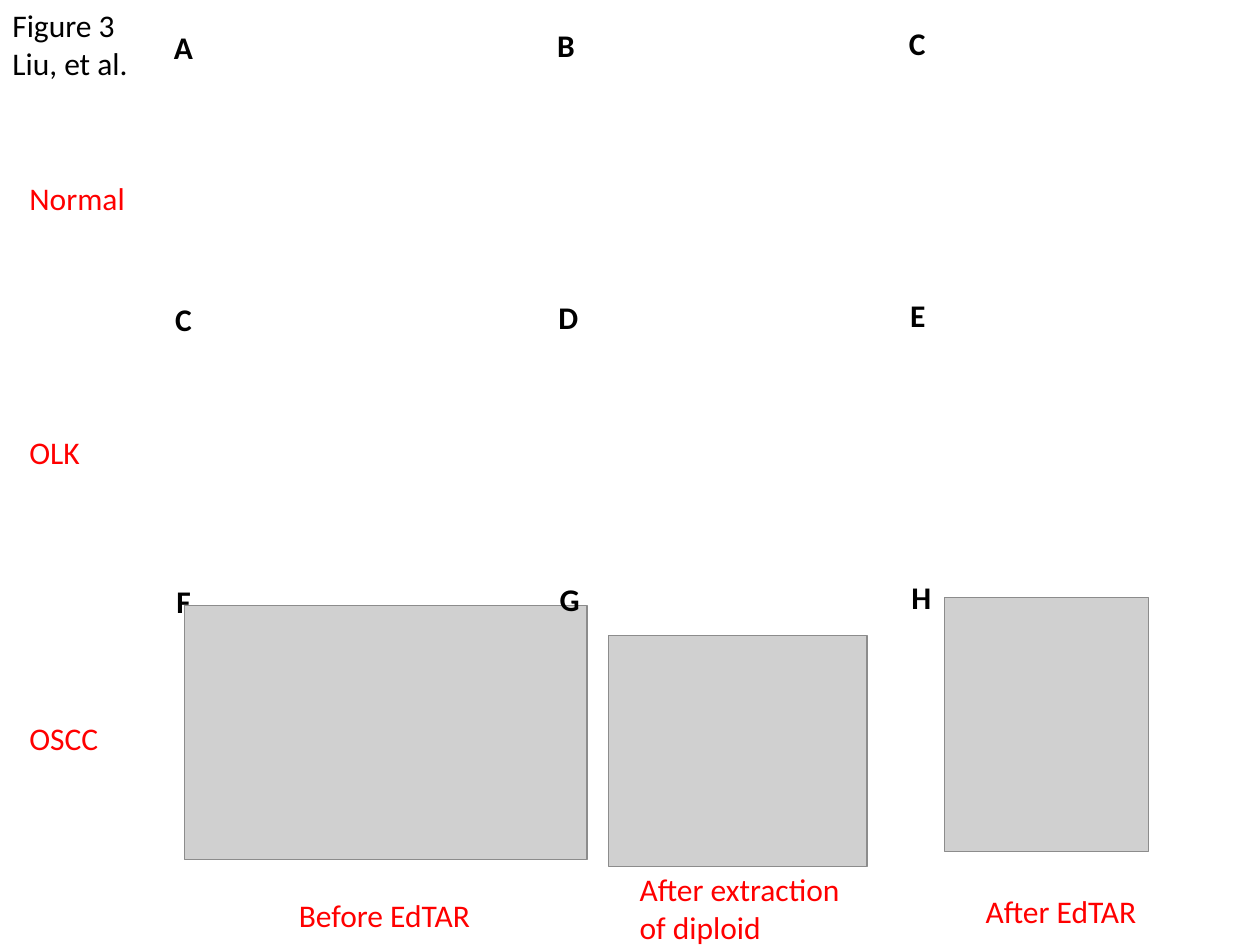
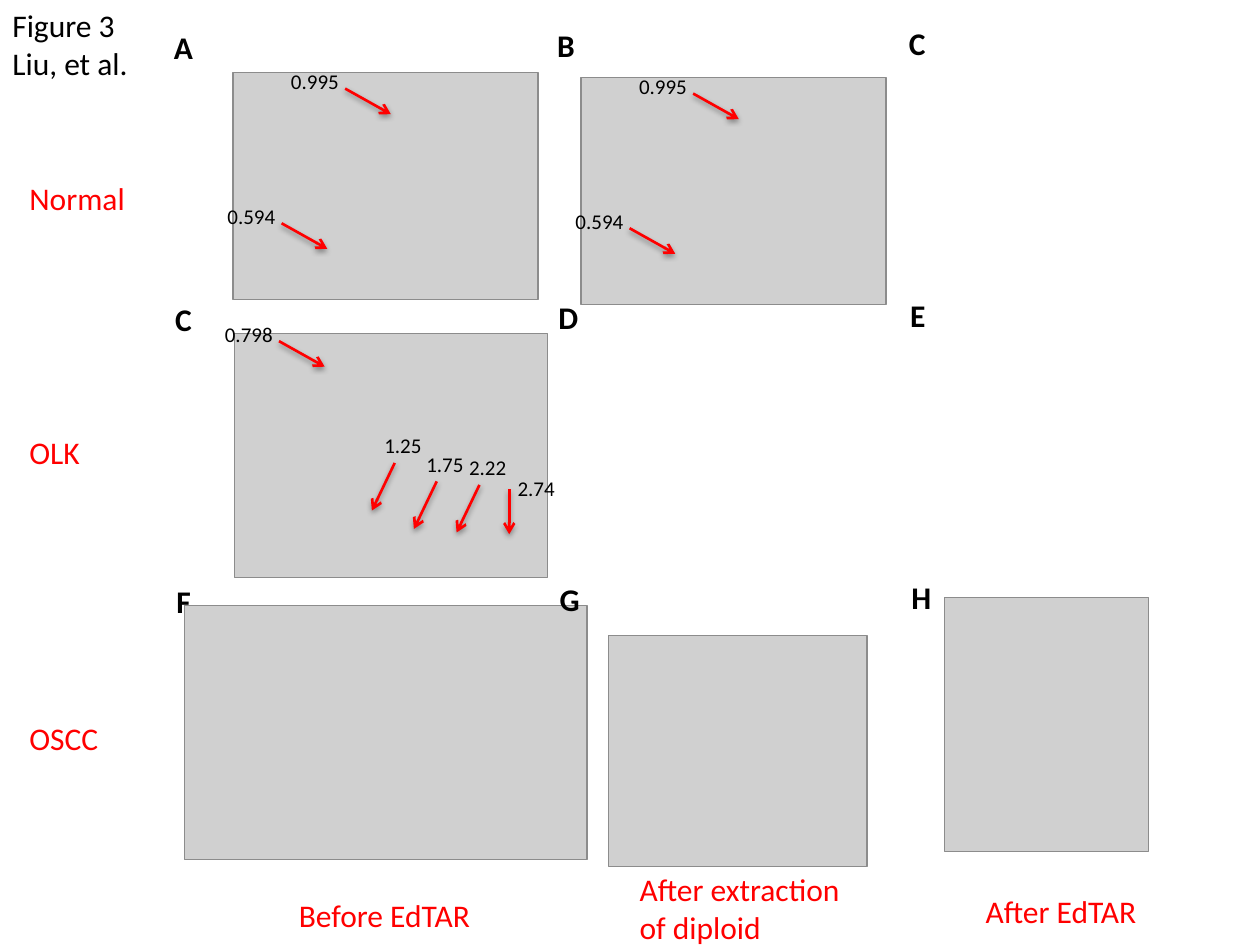
Before and after one commit to 2waybene/mixturemodel, a slide deck: slide 5 of manuscript/figures-draft-jyl.pptx. Drawn at 1260x945 pixels with LibreOffice and Linux fonts; fonts in the diff are those of the drawing; grey boxes stand for pictures. Boxes give left, top, right and bottom in pixels: in the first picture for what was removed or moved away, otherwise in the second. Text is boxed around its words. In the diff, an @@ line names an element or a change of style, - is before the commit and + after.

```diff
--- a/manuscript/figures-draft-jyl.pptx
+++ b/manuscript/figures-draft-jyl.pptx
@@ group added at (227, 72, 538, 300): 2 arrows, 2 texts, 1 picture @@
+0.995
+0.594
@@ group added at (575, 77, 886, 305): 2 arrows, 2 texts, 1 picture @@
+0.995
+0.594
@@ text added at (225, 324, 273, 348), 12 pt, text #000000 @@
+0.798
@@ picture added at (234, 334, 547, 578) @@
@@ arrow added from (278, 341) to (325, 367), #FF0000 1.5 pt @@
@@ text added at (384, 439, 421, 453), 12 pt, text #000000 @@
+1.25
@@ arrow added from (394, 462) to (372, 510), #FF0000 1.5 pt @@
@@ text added at (426, 458, 463, 472), 12 pt, text #000000 @@
+1.75
@@ text added at (469, 461, 506, 475), 12 pt, text #000000 @@
+2.22
@@ text added at (518, 479, 555, 503), 12 pt, text #000000 @@
+2.74
@@ arrow added from (437, 481) to (415, 529), #FF0000 1.5 pt @@
@@ arrow added from (480, 485) to (456, 533), #FF0000 1.5 pt @@
@@ arrow added from (509, 489) to (509, 534), #FF0000 1.5 pt @@
```
Also in this commit, not shown: 18 other files.
